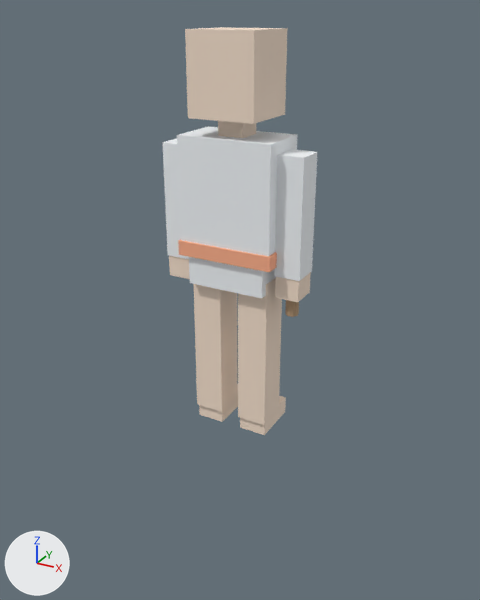
Two versions of the glTF model characters/prometheus.glb, one commit apart.
Before and after are seen from a camera (50 mm lens) standing at (1.64, -2.95, 2.27) and looking at (-0.04, 0.09, 0.75). Arrows for +X, +Y and +Z are at lower left; the lights stay in place. The first picture is the older version. Where no turn or scale is listed for an object, it has been applied to the vertices. Vertices at exactly the same position are counted once.

Script lines for the objects in view, before the commit:
```python
ob_arm_l_hand = bpy.data.objects.new('arm_L_hand', me_cube_010)
ob_arm_l_hand.parent = ob_arm_l
ob_arm_l_hand.location = (0.0, 0.0, -0.66)
ob_arm_l_hand.scale = (0.065, 0.075, 0.07)
ob_arm_l_upper = bpy.data.objects.new('arm_L_upper', me_cube_009)
ob_arm_l_upper.parent = ob_arm_l
ob_arm_l_upper.location = (0.0, 0.0, -0.3)
ob_arm_l_upper.scale = (0.07, 0.08, 0.31)
ob_arm_r_hand = bpy.data.objects.new('arm_R_hand', me_cube_012)
ob_arm_r_hand.parent = ob_arm_r
ob_arm_r_hand.location = (0.0, 0.0, -0.66)
ob_arm_r_hand.scale = (0.065, 0.075, 0.07)
ob_arm_r_upper = bpy.data.objects.new('arm_R_upper', me_cube_011)
ob_arm_r_upper.parent = ob_arm_r
ob_arm_r_upper.location = (0.0, 0.0, -0.3)
ob_arm_r_upper.scale = (0.07, 0.08, 0.31)
ob_hips = bpy.data.objects.new('hips', me_cube)
ob_hips.location = (0.0, 0.0, 1.02)
ob_leg_r_foot = bpy.data.objects.new('leg_R_foot', me_cube_016)
ob_leg_r_foot.parent = ob_leg_r
ob_leg_r_foot.location = (0.0, 0.06, -0.88)
ob_leg_r_foot.scale = (0.08, 0.14, 0.05)
ob_outfit_belt_0 = bpy.data.objects.new('outfit_belt_0', me_cube_017)
ob_outfit_belt_0.parent = ob_prometheus
ob_outfit_belt_0.location = (0.0, 0.0, 1.1)
ob_outfit_belt_0.scale = (0.27, 0.16, 0.04)
ob_prop_torch_0 = bpy.data.objects.new('prop_torch_0', me_cylinder)
ob_prop_torch_0.parent = ob_prop_torch
ob_prop_torch_0.location = (0.0, 0.0, 0.05)
# also in view: 'head' at (0.0, 0.0, 1.98); 'leg_R_shin' at (0.14, 0.0, 0.53); 'leg_L_shin' at (-0.14, 0.0, 0.53); 'torso' at (0.0, 0.0, 1.38)
```
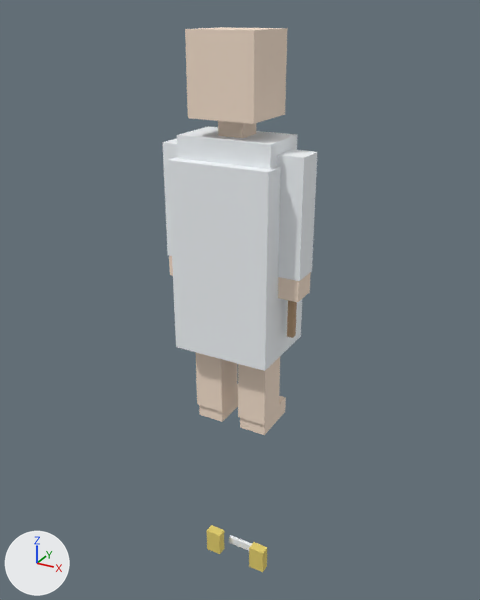
Boxes [x1, y1, x2, y2] around the edits, measured in the pictures (480 x 600 px):
'outfit_tunic_0', added: after [168, 157, 302, 371]
'outfit_belt_0', recoloured: [178, 239, 277, 272] in both
'outfit_sandals_1', added (yellow): after [249, 542, 267, 572]
'outfit_sandals_0', added (yellow): after [207, 525, 224, 554]
'arm_L_hand', recoloured: [169, 256, 173, 276] in both
'prop_torch_0', reshaped, moved, rescaled: before [285, 300, 299, 317]; after [287, 300, 297, 338]
'outfit_sandals_2', added: after [229, 535, 252, 551]
'torso', unchanged, covered by the edit: before [177, 126, 297, 256]; after [177, 126, 297, 169]
'hips', unchanged, covered by the edit: before [189, 257, 276, 298]

The edits, one by one:
Material 'prometheus_secondary' (mat_prometheus_secondary) is new.
Its base color is (0.788, 0.635, 0.153) (yellow #e6d16d).
Its roughness is 0.85.
me_cube_010 has 8 vertices, 12 faces and spans x -1.0..1.0, y -1.0..1.0, z -1.0..1.0.
me_cube_010 no longer uses material mat_prometheus_skin (beige #f8e3cf).
me_cube_010 gains material mat_prometheus_primary (white #f5f9fc).
me_cube_012 has 8 vertices, 12 faces and spans x -1.0..1.0, y -1.0..1.0, z -1.0..1.0.
me_cube_012 no longer uses material mat_prometheus_skin (beige #f8e3cf).
me_cube_012 gains material mat_prometheus_primary (white #f5f9fc).
me_cube_011 has 8 vertices, 12 faces and spans x -1.0..1.0, y -1.0..1.0, z -1.0..1.0.
me_cube_011 no longer uses material mat_prometheus_primary (white #f5f9fc).
me_cube_011 gains material mat_prometheus_skin (beige #f8e3cf).
me_cylinder is used by ob_prop_torch_0; parent ob_prop_torch; location (0.0, 0.0, 0.05).
me_cylinder had 24 vertices, 44 faces and spanned x -0.035..0.035, y -0.035..0.035, z -0.15..0.15.
me_cylinder now has 8 vertices, 12 faces and spans x -1.0..1.0, y -1.0..1.0, z -1.0..1.0.
me_cylinder part 1: the whole mesh is rebuilt.
me_cube_017 has 8 vertices, 12 faces and spans x -1.0..1.0, y -1.0..1.0, z -1.0..1.0.
me_cube_017 no longer uses material mat_prometheus_accent (beige #ffb18c).
me_cube_017 gains material mat_prometheus_skin (beige #f8e3cf).
Mesh me_cube_018 is new.
It is a box spanning x -0.28..0.28, y -0.23..0.23, z -0.525..0.525.
It uses material mat_prometheus_primary (white #f5f9fc).
Mesh me_cube_024 is new.
It is a box spanning x -0.09..0.09, y -0.01..0.01, z -0.025..0.025.
It uses material mat_prometheus_primary (white #f5f9fc).
Mesh me_cube_023 is new.
It is a box spanning x -0.05..0.05, y -0.03..0.03, z -0.08..0.08.
It uses material mat_prometheus_secondary (yellow #e6d16d).
Object 'arm_L_hand' (ob_arm_l_hand) now shows me_cube_011 instead of me_cube_010.
Object 'arm_L_upper' (ob_arm_l_upper) now shows me_cube_010 instead of me_cube_009.
Object 'arm_R_upper' (ob_arm_r_upper) now shows me_cube_012 instead of me_cube_011.
Object 'prop_torch_0' (ob_prop_torch_0) moves from (0.0, 0.0, 0.05) to (0.0, 0.0, 0.02).
Object 'prop_torch_0' (ob_prop_torch_0) is rescaled from (1.0, 1.0, 1.0) to (0.0175, 0.0175, 0.25).
Object 'outfit_tunic_0' (ob_outfit_tunic_0) is new; it shows me_cube_018.
Its location is (0.0, 0.02, 1.05).
Object 'outfit_sandals_2' (ob_outfit_sandals_2) is new; it shows me_cube_024.
Its location is (0.0, 0.05, -1.0).
Object 'outfit_sandals_1' (ob_outfit_sandals_1) is new; it shows me_cube_023.
Its location is (0.16, -0.02, -0.98).
Object 'outfit_sandals_0' (ob_outfit_sandals_0) is new; it shows a copy of me_cube_023.
Its location is (-0.16, -0.02, -0.98).
